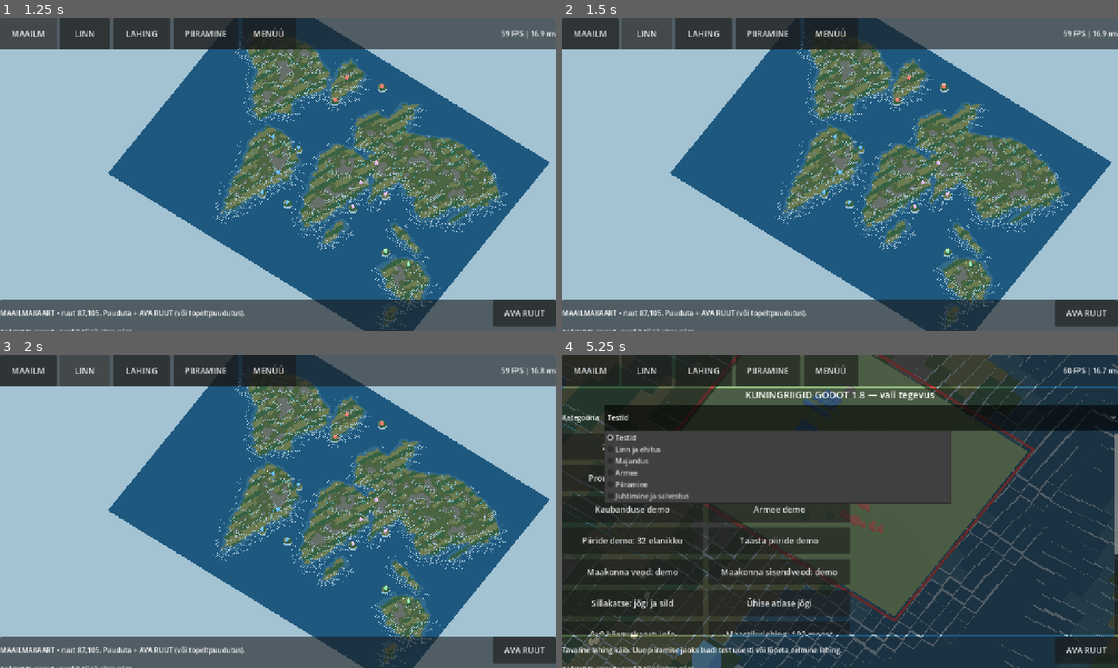
Above: before the commit, frames 1-4 (two rows, left to right).
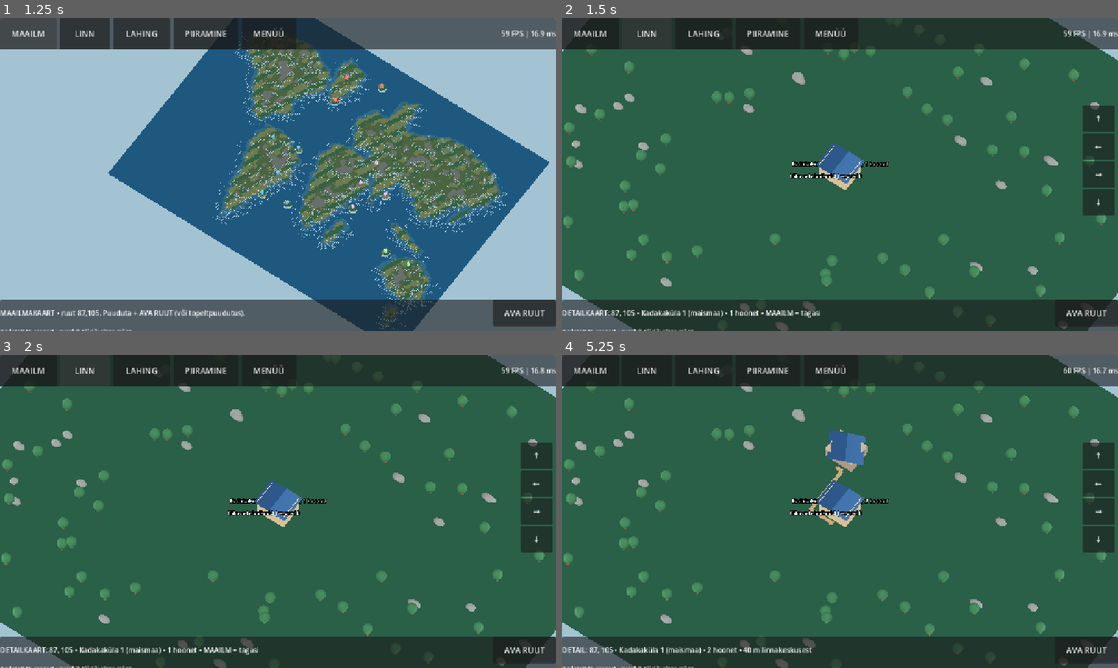
Above: after the commit, the same moments.

Repository: orogdor/Kuningriigid
Game: Godot game, scene res://scenes/Main.tscn
Same seed, same stepped clock (60 frames per second), same inputs: the game is played once before the commit and once after it.
Inputs (mouse positions are in pixels of both pictures, inside the frame that each line leads up to):
- Up to frame 1 (1.25 s): click "MAAILM" at 0.5 s
- Up to frame 2 (1.5 s): click "LINN" at 1.25 s
- Up to frame 3 (2 s): no input
- Up to frame 4 (5.25 s): click "LAHING" at 2 s; click "PIIRAMINE" at 2.75 s; click "MENÜÜ" at 3.5 s; click "AVA RUUT" at 4.25 s; click (862, 417) at 5 s, where only the run before the commit has a clickable "Testid"

Frame 1 is identical in both runs. In frame 2, 87% of the frame differs, in the area x 0-100%, y 0-100%; in frame 3, 87%; in frame 4, 85%.
Error before the commit: Parse Error: Identifier "DEPTH" not declared in the current scope. (res://scripts/adapters/native_detail_tile.gd:193)

Commit message:
Fix undefined detail tile depth constant in native water crossing

Diff:
--- a/game/scripts/adapters/native_detail_tile.gd
+++ b/game/scripts/adapters/native_detail_tile.gd
@@ -190,7 +190,7 @@
     var axis: String = String(_crossing_info.get("axis","x"))
     var width: float = float(_crossing_info.get("width",5.0))*2.0
     var ribbon := BoxMesh.new()
-    ribbon.size = Vector3(width,.12,DEPTH) if axis == "x" else Vector3(TILE_WIDTH,.12,width)
+    ribbon.size = Vector3(width,.12,TILE_DEPTH) if axis == "x" else Vector3(TILE_WIDTH,.12,width)
     var river_position := Vector3(float(_crossing_info.get("coord",0.0)) if axis == "x" else 0.0,.20,float(_crossing_info.get("coord",0.0)) if axis != "x" else 0.0)
     _add_mesh(ribbon,_material(Color("3889b6",.88),true),CENTER+river_position)
     if bool(_crossing_info.get("bridge",false)):
